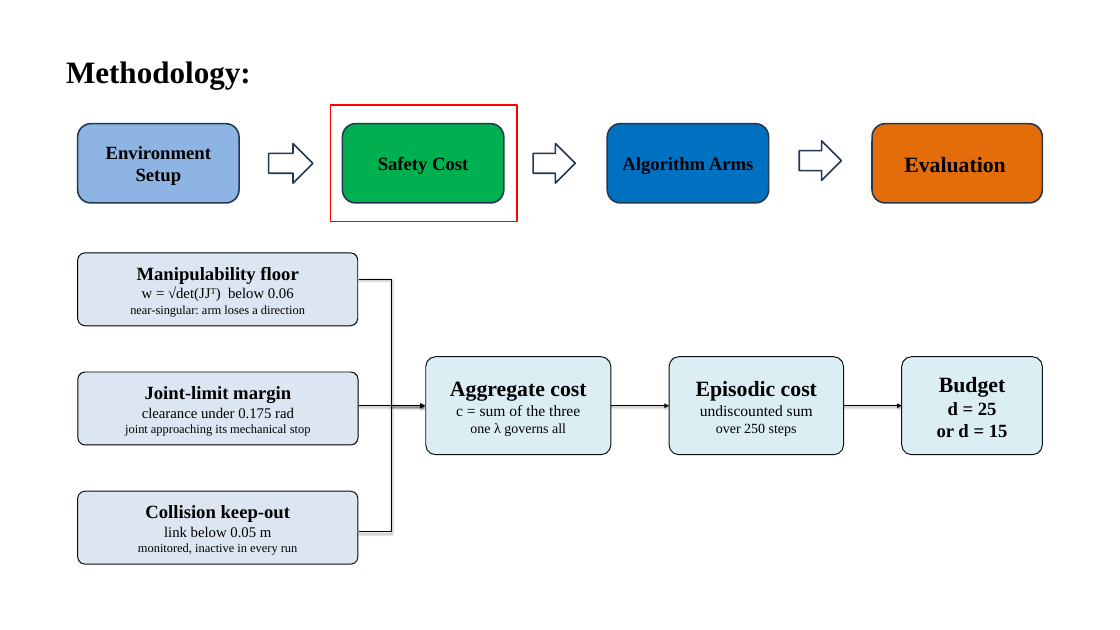
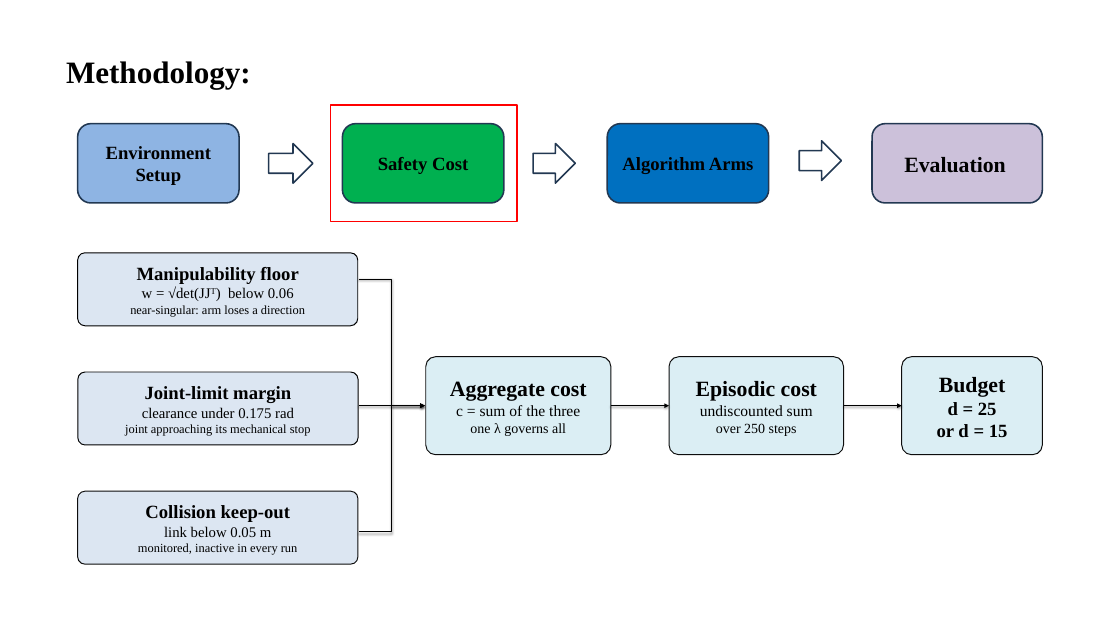
Before and after one commit to abdurRabbi23/ur5-safe-rl-thesis, a slide deck: slide 10 of Thesis_Documentation/Presentaion_slides/main_slide.pptx (slide 9 before the commit). Drawn at 1120x630 pixels with LibreOffice and Linux fonts; fonts in the diff are those of the drawing. Boxes give left, top, right and bottom in pixels: in the first picture for what was removed or moved away, otherwise in the second. Text is boxed around its words. In the diff, an @@ line names an element or a change of style, - is before the commit and + after.

```diff
--- a/Thesis_Documentation/Presentaion_slides/main_slide.pptx
+++ b/Thesis_Documentation/Presentaion_slides/main_slide.pptx
@@ rounded rectangle "Evaluation" at (x1=872, y1=124, x2=1042, y2=203): fill #E46C0A to #CCC1DA @@
```
Also in this commit, not shown: 8 other slides changed, 1 other file.
